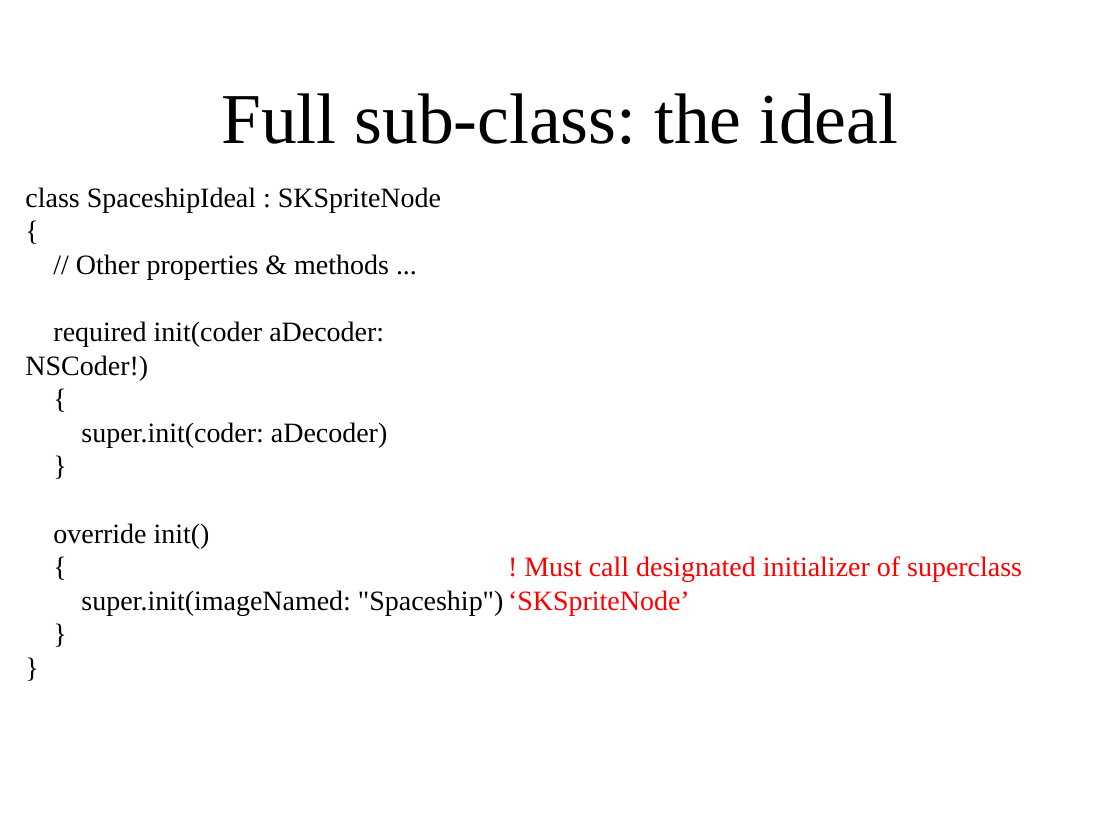
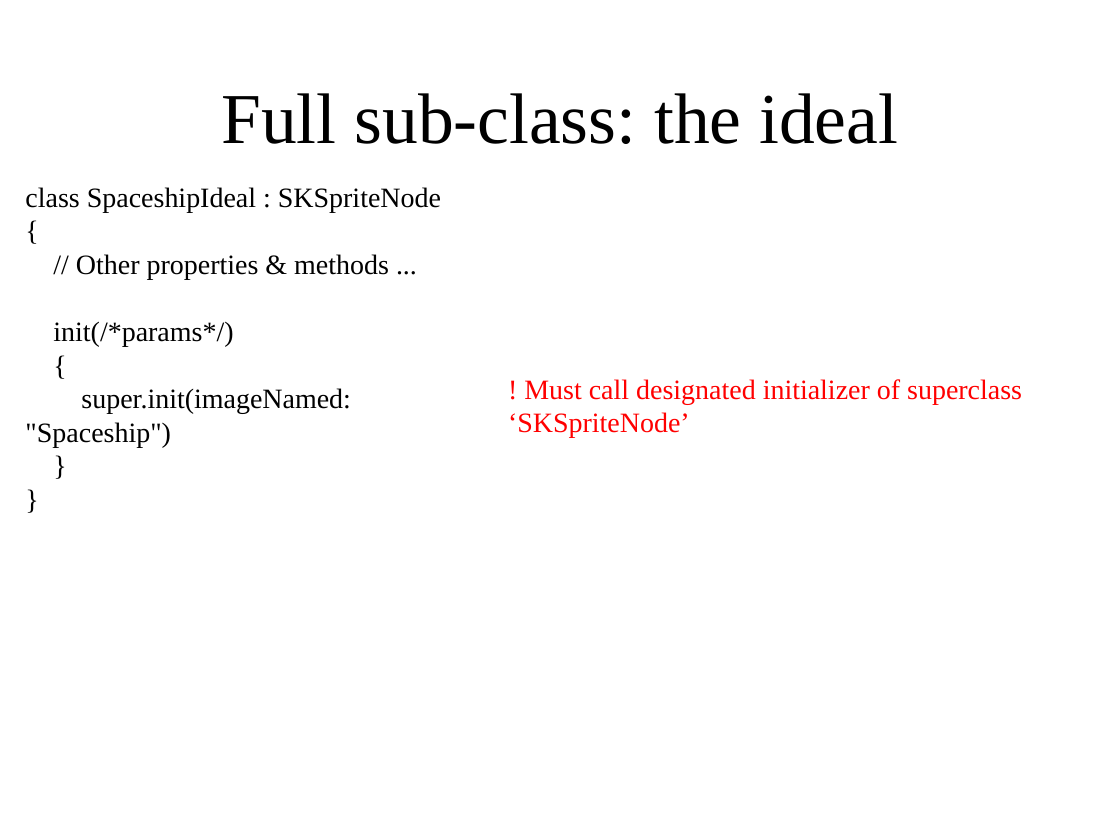
Before and after one commit to petebarber/Misc, a slide deck: slide 5 of HowToSubClassSKSpriteNode/How to subclass SKSpriteNode.pptx. Drawn at 1120x840 pixels with LibreOffice and Linux fonts; fonts in the diff are those of the drawing; background and template pictures are left out. Boxes give left, top, right and bottom in pixels: in the first picture for what was removed or moved away, otherwise in the second. Text is boxed around its words. In the diff, an @@ line names an element or a change of style, - is before the commit and + after.

```diff
--- a/HowToSubClassSKSpriteNode/How to subclass SKSpriteNode.pptx
+++ b/HowToSubClassSKSpriteNode/How to subclass SKSpriteNode.pptx
@@ text at [53,322,233,346]: text changed @@
-required init(coder aDecoder: NSCoder!)
-{
-super.init(coder: aDecoder)
-}
-override init()
+init(/*params*/)
@@ text "! Must call designated initializer ...": place and size @@
-text "! Must call designated initializer ..." at [508,556,1022,615]
+text "! Must call designated initializer ..." at [508,379,1022,438]
```
Also in this commit, not shown: 1 other slide changed, 3 slides added, 1 slide removed, 7 other files.
